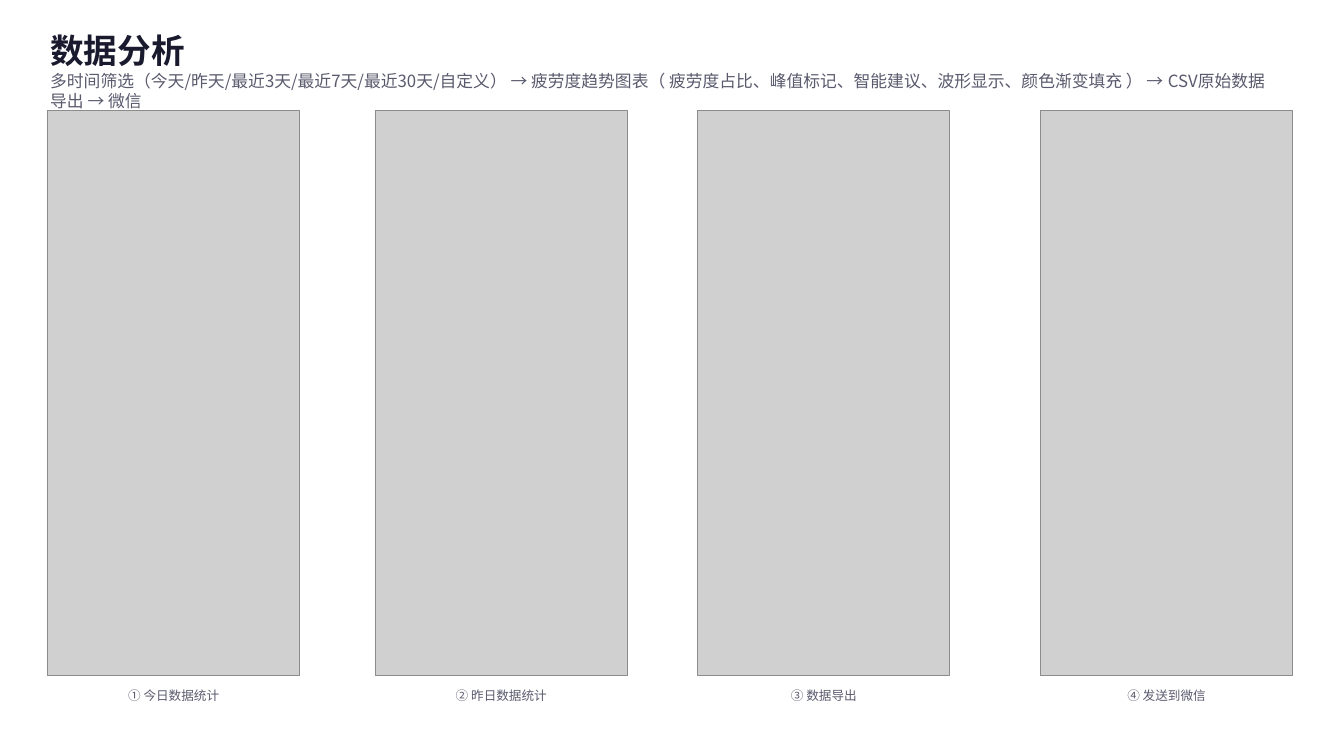
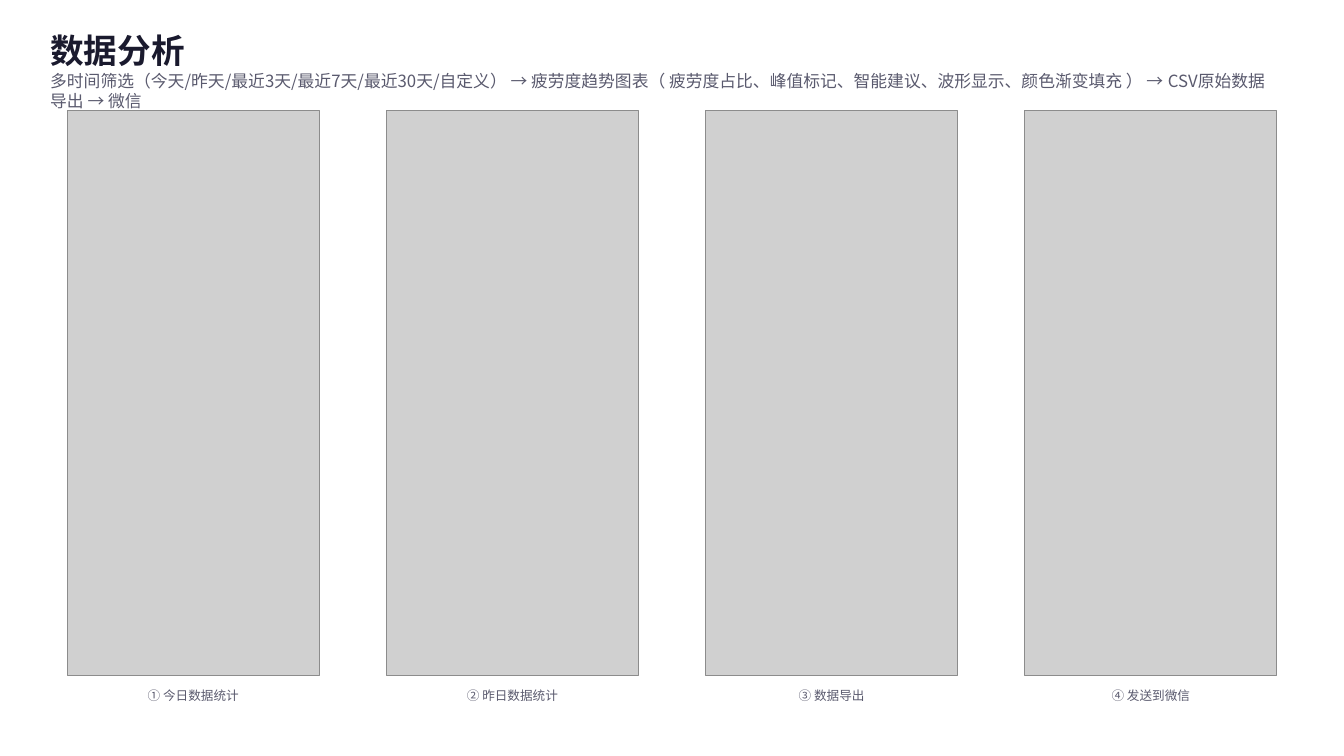
Before and after one commit to auxhh7262/sEMG_B_Project, a slide deck: slide 7 of docs/sEMG肌肉疲劳监测_小程序操作指南.pptx. Drawn at 1344x756 pixels with LibreOffice and Linux fonts; fonts in the diff are those of the drawing; grey boxes stand for pictures. Boxes give left, top, right and bottom in pixels: in the first picture for what was removed or moved away, otherwise in the second. Text is boxed around its words. In the diff, an @@ line names an element or a change of style, - is before the commit and + after.

```diff
--- a/docs/sEMG肌肉疲劳监测_小程序操作指南.pptx
+++ b/docs/sEMG肌肉疲劳监测_小程序操作指南.pptx
@@ picture: place and size @@
-picture at <box>47,111,299,676</box>
+picture at <box>68,111,320,676</box>
@@ picture: place and size @@
-picture at <box>1041,111,1293,676</box>
+picture at <box>1025,111,1277,676</box>
@@ text "① 今日数据统计": place and size @@
-text "① 今日数据统计" at <box>128,689,220,701</box>
+text "① 今日数据统计" at <box>148,689,239,701</box>
@@ 2 pictures, 2 texts: place and size @@
-2 pictures, 2 texts at <box>375,111,950,701</box>
+2 pictures, 2 texts at <box>386,111,958,701</box>
@@ text "④ 发送到微信": place and size @@
-text "④ 发送到微信" at <box>1127,689,1206,701</box>
+text "④ 发送到微信" at <box>1112,689,1190,701</box>
```
Also in this commit, not shown: 4 other slides changed, 34 other files.
